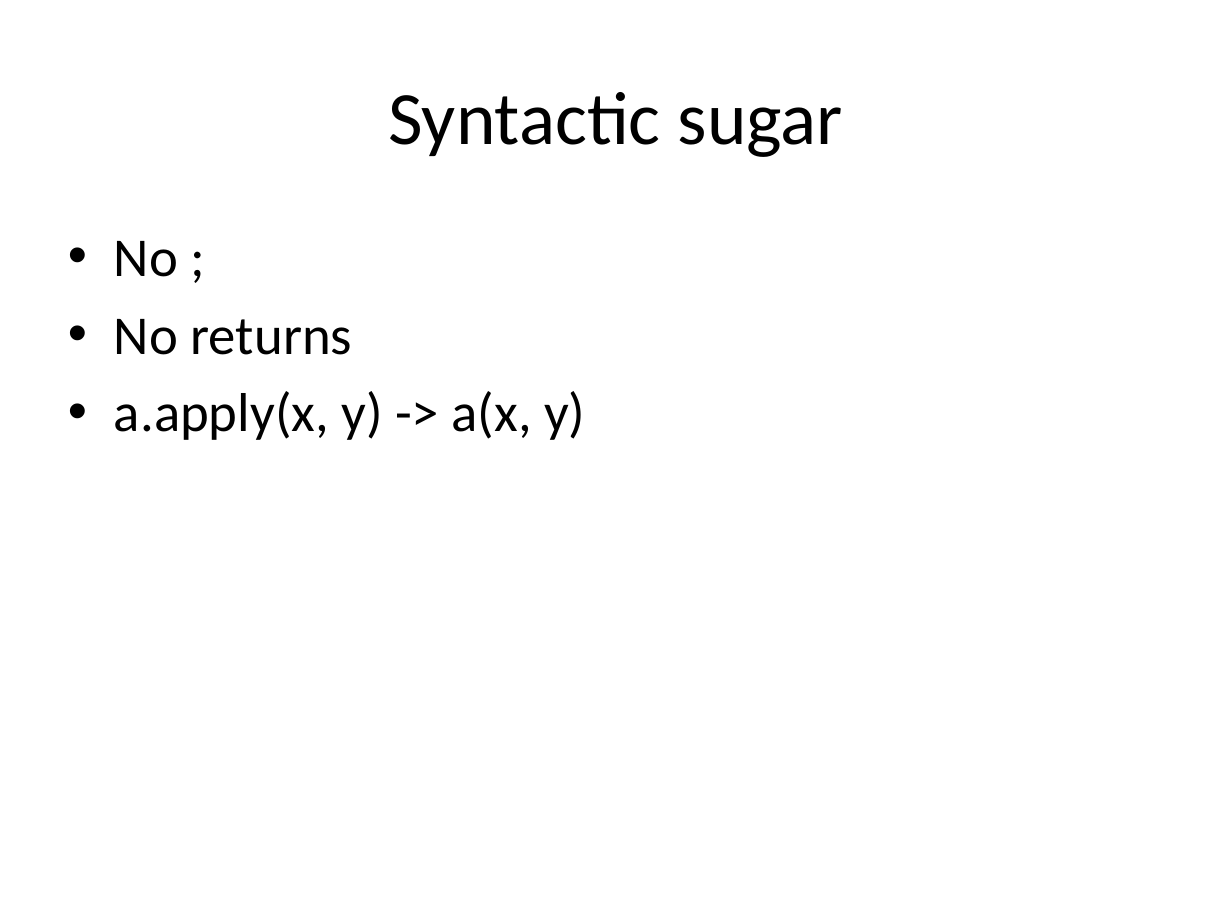
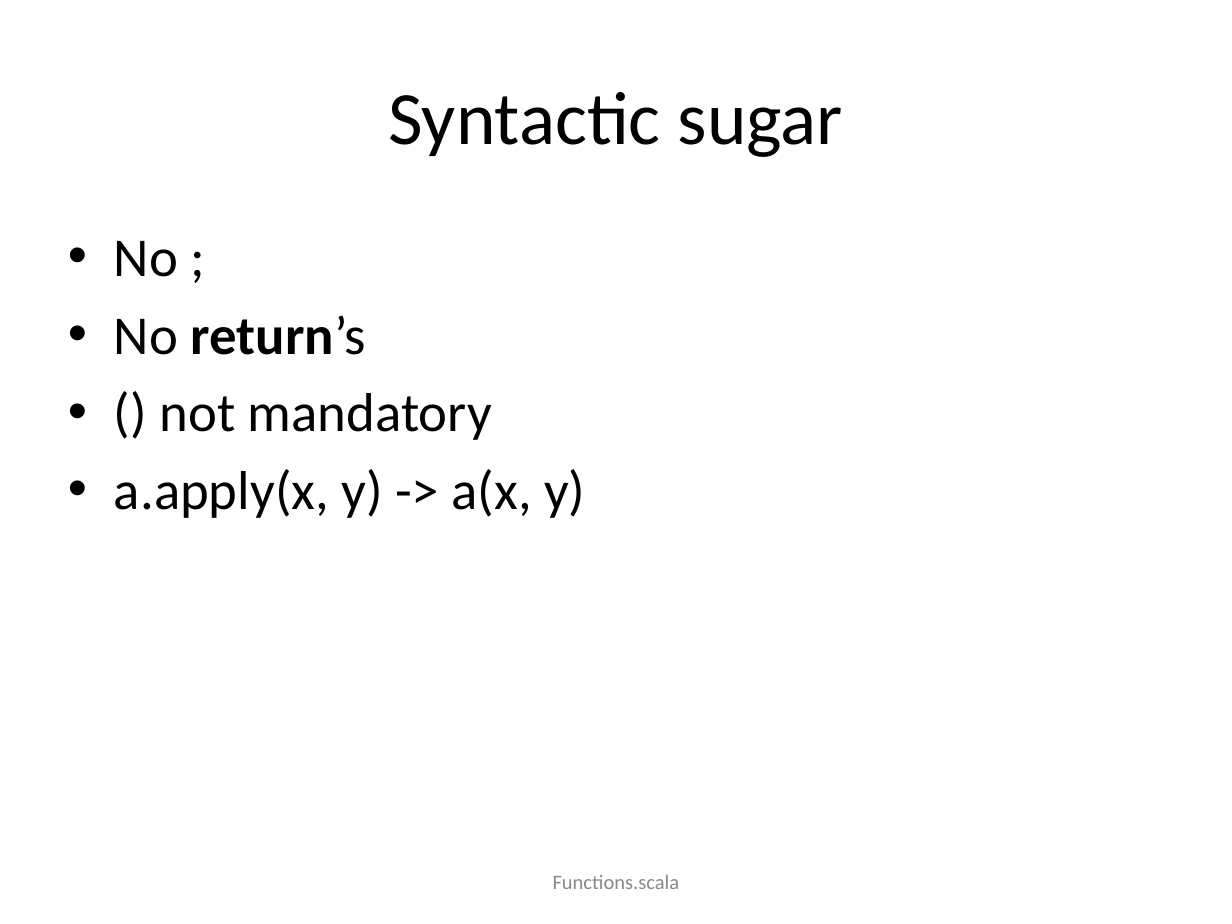
Before and after one commit to Igerly/scalaBasics, a slide deck: slide 22 of Scala.ppt (slide 21 before the commit). Drawn at 1232x924 pixels with LibreOffice and Linux fonts; fonts in the diff are those of the drawing. Boxes give left, top, right and bottom in pixels: in the first picture for what was removed or moved away, otherwise in the second. Text is boxed around its words. In the diff, an @@ line names an element or a change of style, - is before the commit and + after.

```diff
--- a/Scala.ppt
+++ b/Scala.ppt
@@ text at (114,315,492,440): text changed @@
-• No returns
+• No return’s
+• () not mandatory
@@ text added at (553,875,680,889), 12 pt, text #898989 @@
+Functions.scala
```
Also in this commit, not shown: 5 other slides changed, 5 slides added, 1 slide removed, 7 other files.
